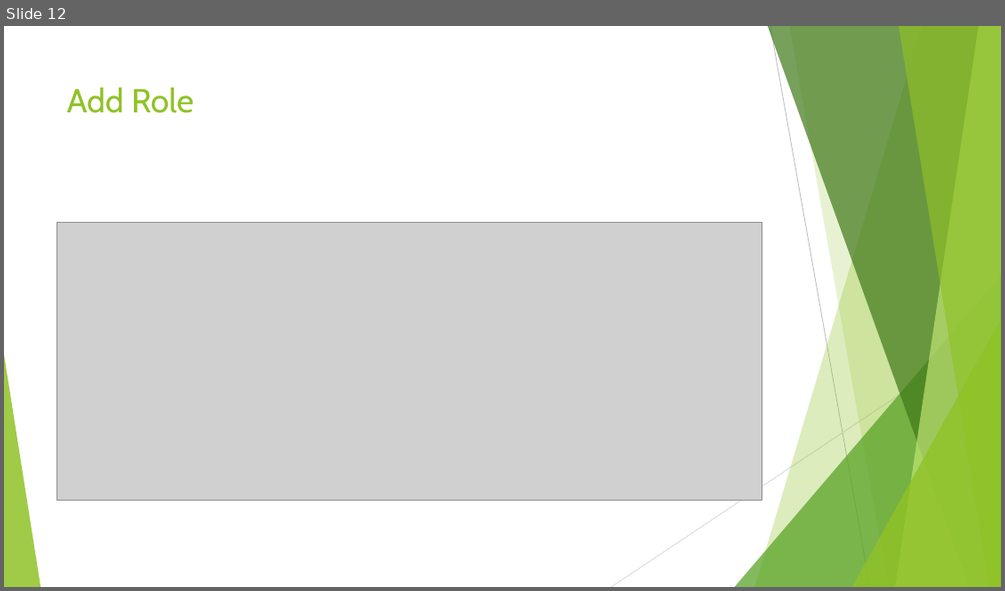
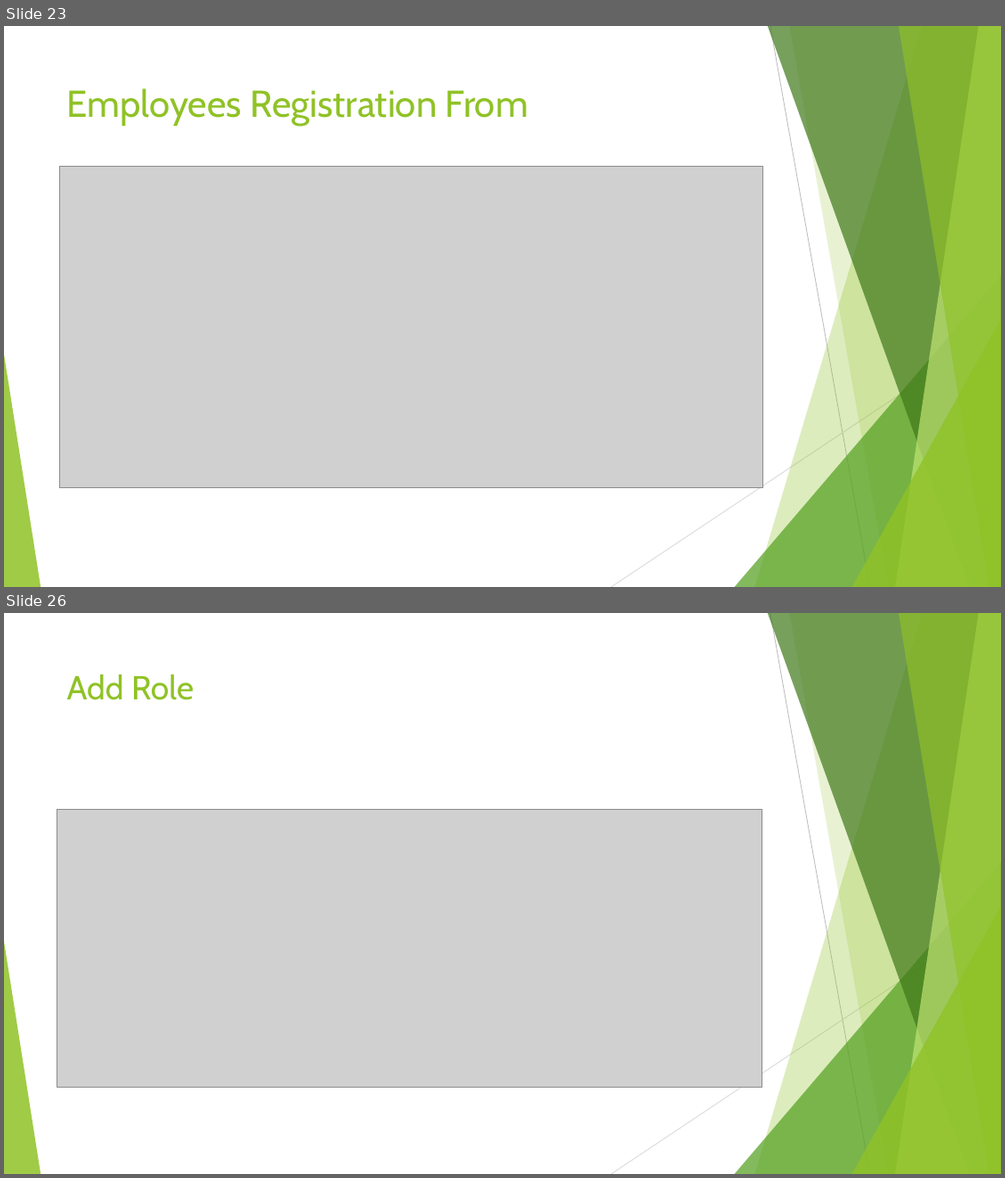
Before and after one commit to mdyasinarif/spring, a slide deck: presantation/Md Yasin Arif Spring Boot.pptx. Shown one above the other, each under a label of ours: slide 12 before the commit, slides 23 and 26 after it; the slides between them are not shown. The pictures are 1005x591 and 1005x1178 pixels, drawn with LibreOffice and Linux fonts; fonts in the diff are those of the drawing; grey boxes stand for pictures. Boxes give left, top, right and bottom in pixels: in the first picture for what was removed or moved away, otherwise in the second. Text is boxed around its words. In the diff, an @@ line names an element or a change of style, - is before the commit and + after.

```diff
--- a/presantation/Md Yasin Arif Spring Boot.pptx
+++ b/presantation/Md Yasin Arif Spring Boot.pptx
@@ slide 23 added at bbox=[4, 26, 1001, 587], background #FFFFFF; not listed: 10 template elements that a slide beside it also shows @@
@@ title added at bbox=[67, 88, 528, 126], 36 pt, text #90C226 @@
+Employees Registration From
@@ picture added at bbox=[59, 166, 762, 487] @@
@@ what was slide 12 is now slide 26 @@
```
Also in this commit, not shown: 9 slides changed, 21 other slides added, 2 slides removed, 54 other files.
